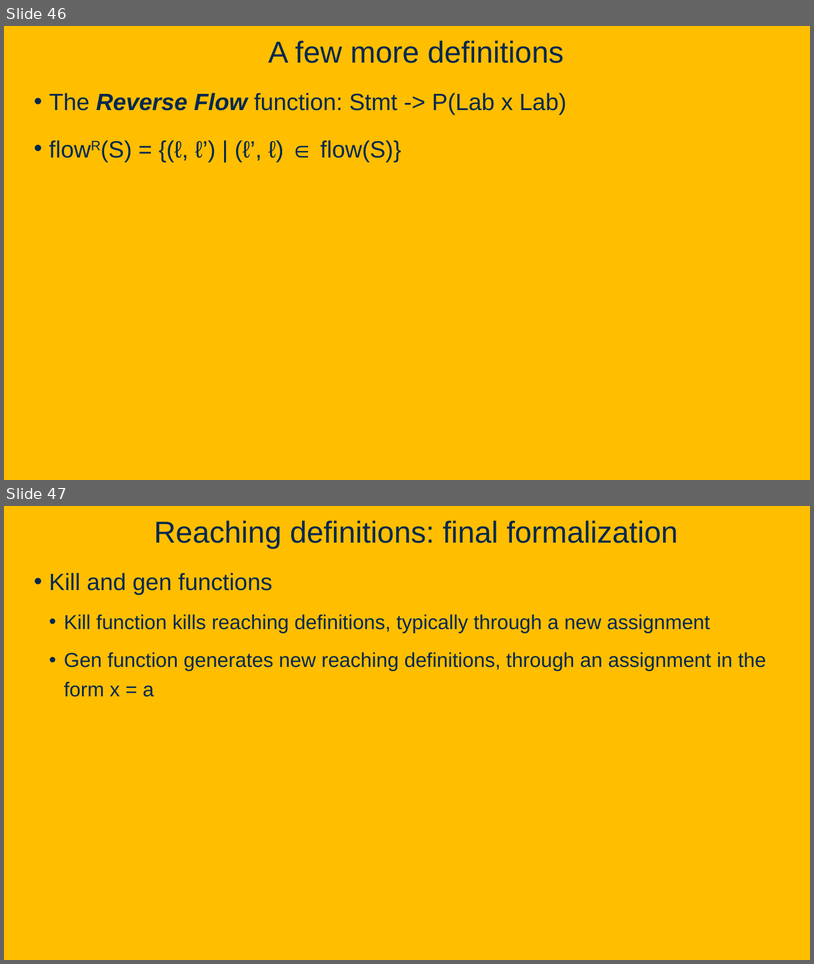
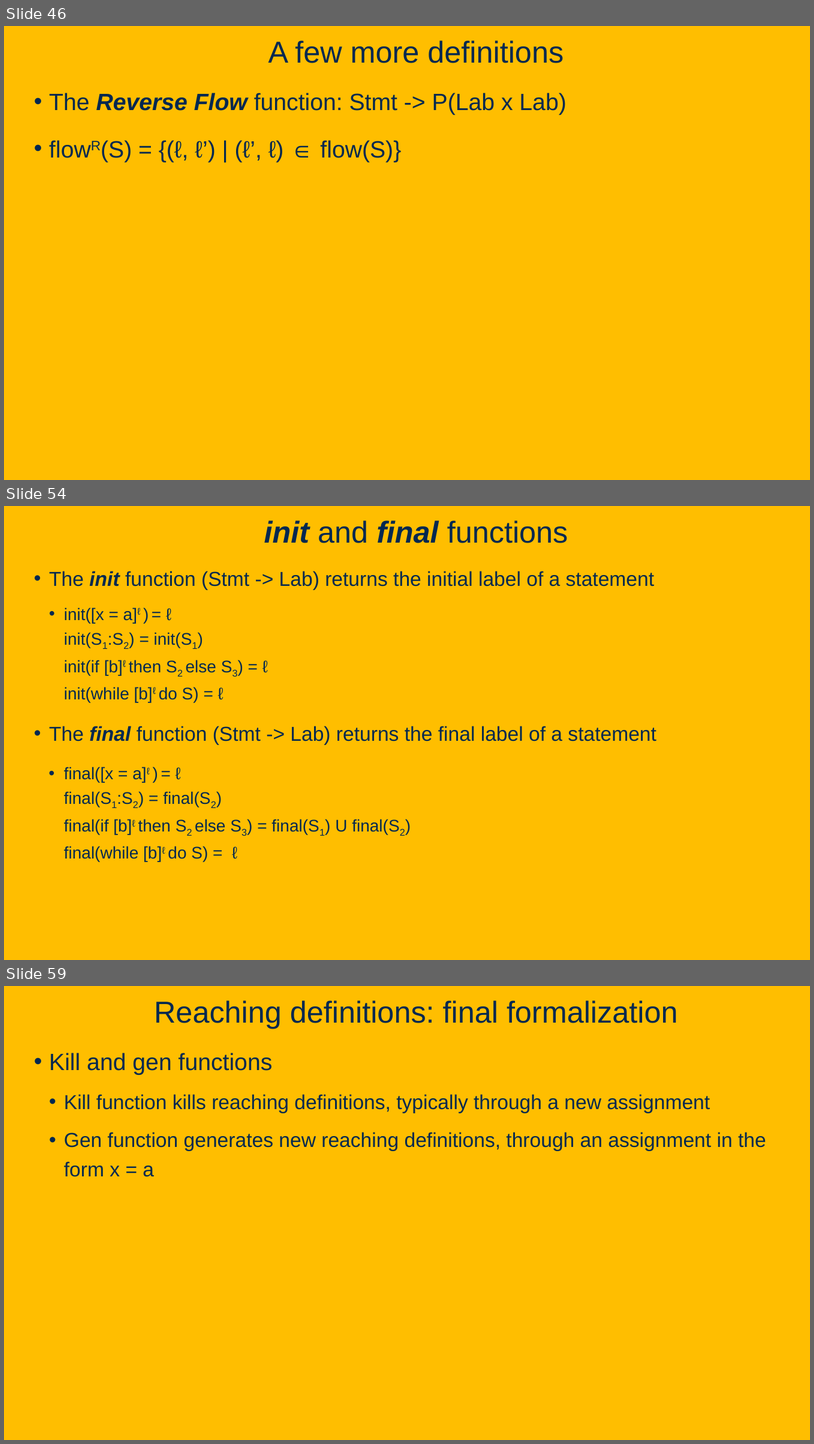
Before and after one commit to davsec-teaching/ECS289C-Spring2025, a slide deck: slides/3_data_flow_analysis.pptx. Shown one above the other, each under a label of ours: slides 46 and 47 before the commit, slides 46, 54 and 59 after it; the slides between them are not shown. The pictures are 814x964 and 814x1444 pixels, drawn with LibreOffice and Linux fonts; fonts in the diff are those of the drawing; background and template pictures are left out. Boxes give left, top, right and bottom in pixels: in the first picture for what was removed or moved away, otherwise in the second. Text is boxed around its words. In the diff, an @@ line names an element or a change of style, - is before the commit and + after.

```diff
--- a/slides/3_data_flow_analysis.pptx
+++ b/slides/3_data_flow_analysis.pptx
@@ slide 54 added at (4,506,810,960), background picture (left out) @@
@@ title added at (264,520,569,543), 36 pt, text #022850 @@
+init and final functions
@@ text added at (49,571,656,861), 20 pt, text #022850 @@
+• The init function (Stmt -> Lab) returns the initial label of a statement
+  • init([x = a]ℓ ) = ℓ
+    init(S1:S2) = init(S1)
+    init(if [b]ℓ then S2 else S3) = ℓ
+    init(while [b]ℓ do S) = ℓ
+• The final function (Stmt -> Lab) returns the final label of a statement
+  • final([x = a]ℓ ) = ℓ
+    final(S1:S2) = final(S2)
+    final(if [b]ℓ then S2 else S3) = final(S1) U final(S2)
+    final(while [b]ℓ do S) = ℓ
@@ what was slide 47 is now slide 59 @@
```
Also in this commit, not shown: 5 slides changed, 14 other slides added, 1 other file.
